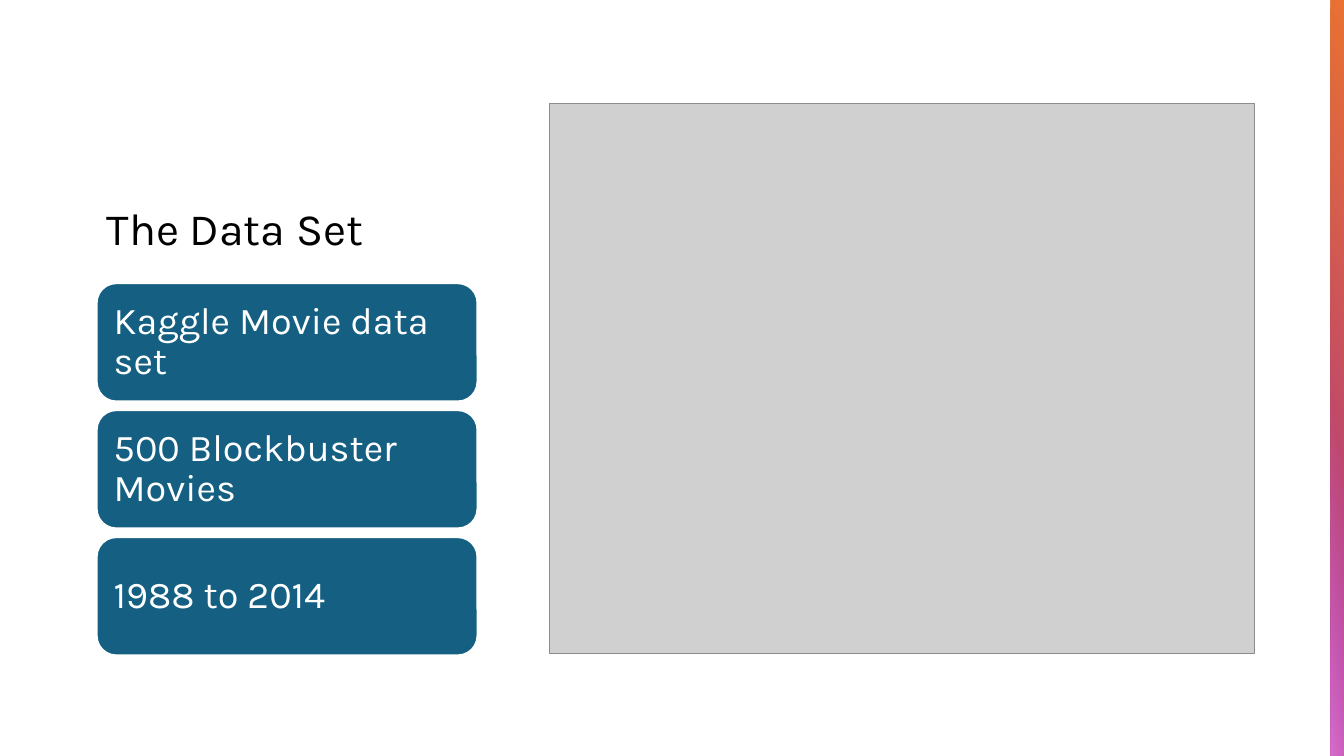
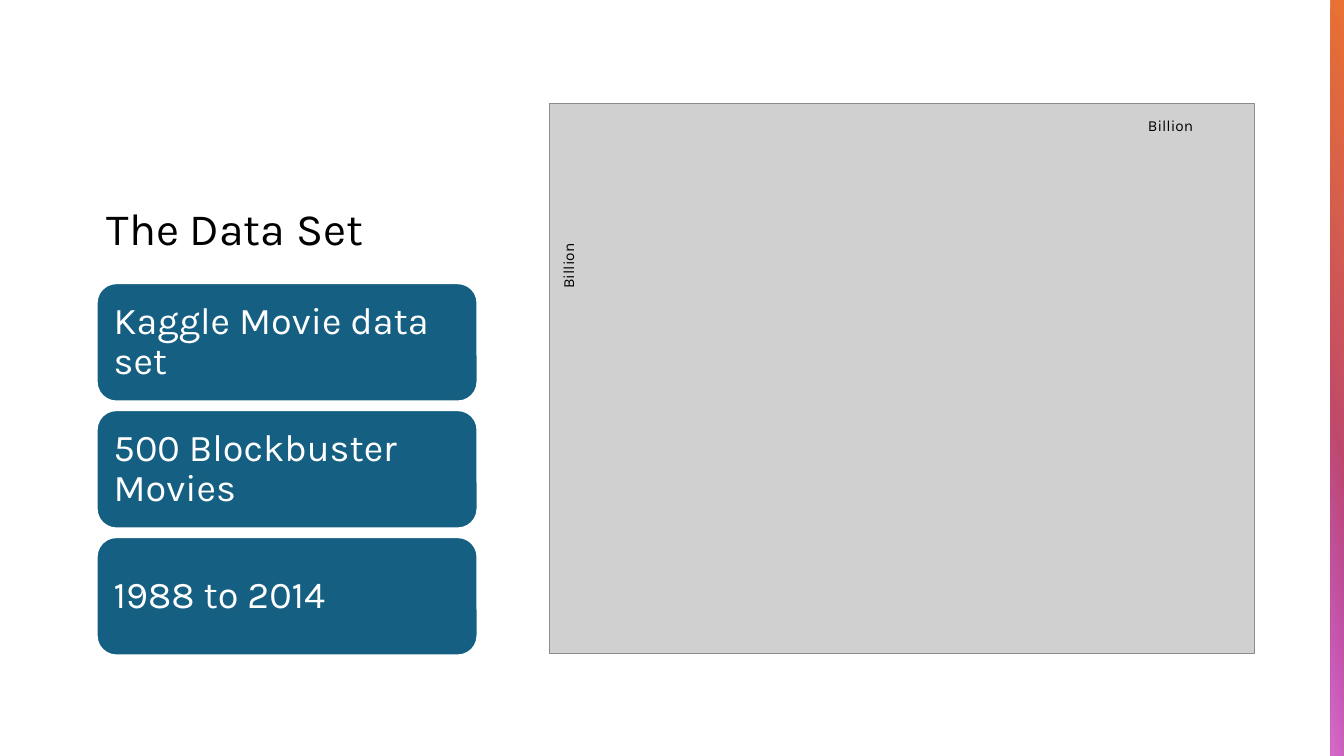
Before and after one commit to Geitjeboer/Springboard, a slide deck: slide 5 of Capstone_2/Movies slide deck.pptx. Drawn at 1344x756 pixels with LibreOffice and Linux fonts; fonts in the diff are those of the drawing; grey boxes stand for pictures. Boxes give left, top, right and bottom in pixels: in the first picture for what was removed or moved away, otherwise in the second. Text is boxed around its words. In the diff, an @@ line names an element or a change of style, - is before the commit and + after.

```diff
--- a/Capstone_2/Movies slide deck.pptx
+++ b/Capstone_2/Movies slide deck.pptx
@@ text added at <box>1148,120,1193,131</box>, 11 pt, text #000000 @@
+Billion
@@ text added at <box>558,248,578,287</box>, 11 pt, text #000000 @@
+Billion
```
Also in this commit, not shown: 1 other slide changed, 1 other file.
